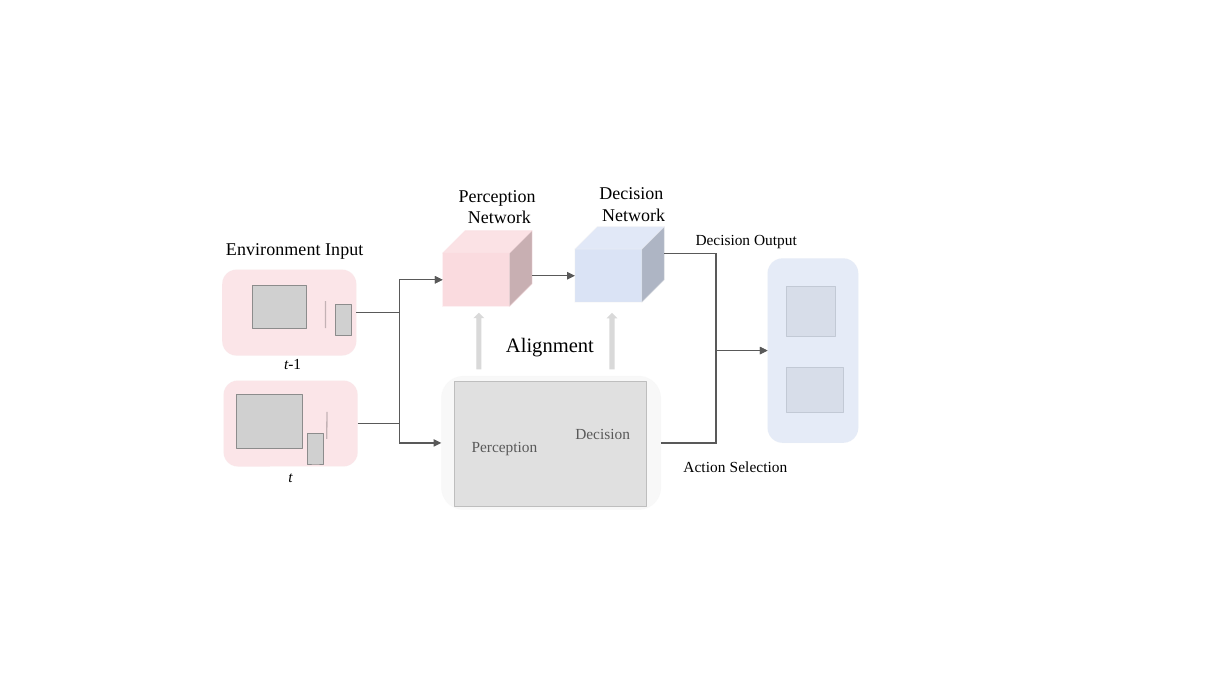
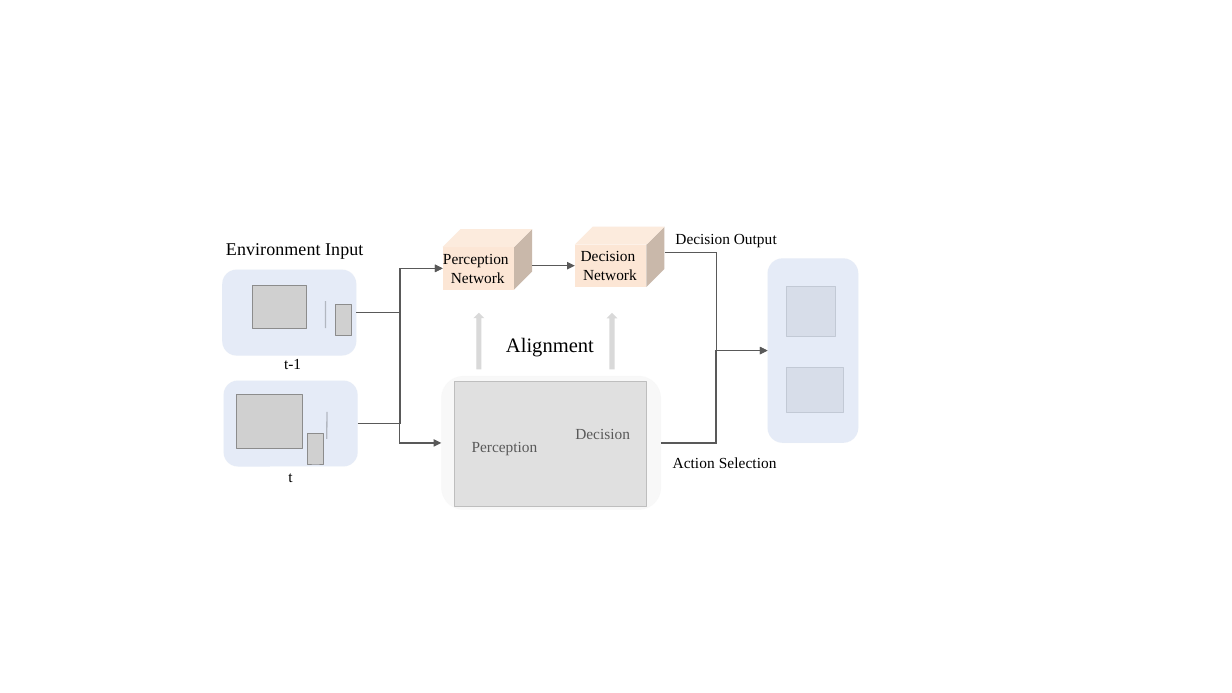
Before and after one commit to OpenHUTB/CILv2_multiview, a slide deck: slide 1 of latex/fig/brain_inspired.pptx. Drawn at 1232x693 pixels with LibreOffice and Linux fonts; fonts in the diff are those of the drawing; grey boxes stand for pictures; background and template pictures are left out. Boxes give left, top, right and bottom in pixels: in the first picture for what was removed or moved away, otherwise in the second. Text is boxed around its words. In the diff, an @@ line names an element or a change of style, - is before the commit and + after.

```diff
--- a/latex/fig/brain_inspired.pptx
+++ b/latex/fig/brain_inspired.pptx
@@ cube: place and size @@
-cube at bbox=[443, 231, 532, 307]
+cube at bbox=[443, 229, 532, 289]
@@ cube at bbox=[443, 229, 532, 289]: fill #FADBDF to #FCE6D5; outline #FADBDF 0.75 pt to none @@
@@ cube: place and size @@
-cube at bbox=[575, 226, 665, 302]
+cube at bbox=[575, 226, 665, 287]
@@ cube at bbox=[575, 226, 665, 287]: fill #DAE3F5 to #FCE6D5; outline #F2F2F2 0.75 pt to none @@
@@ text "Decision Output": place and size @@
-text "Decision Output" at bbox=[696, 234, 797, 249]
+text "Decision Output" at bbox=[675, 233, 777, 248]
@@ text "Perception": place and size @@
-text "Perception" at bbox=[459, 190, 536, 223]
+text "Perception" at bbox=[443, 254, 509, 283]
@@ text "Perception" at bbox=[443, 254, 509, 283]: size 14 to 12 pt @@
@@ elbow arrow moved from (357, 312) - (443, 280) to (357, 312) - (443, 268) @@
@@ elbow arrow moved from (358, 423) - (443, 280) to (358, 423) - (443, 268) @@
@@ text "Decision" at bbox=[581, 251, 637, 280]: size 14 to 12 pt @@
@@ text "Decision": place and size @@
-text "Decision" at bbox=[599, 187, 665, 221]
+text "Decision" at bbox=[581, 251, 637, 280]
@@ arrow moved from (532, 275) - (575, 275) to (532, 266) - (575, 266) @@
@@ elbow arrow (665, 252) - (768, 350): route changed @@
@@ rounded rectangle at bbox=[223, 270, 357, 356]: fill #FADBDF at 70% opacity to #DAE3F5 at 70% opacity @@
@@ text "t-1" at bbox=[284, 359, 301, 369]: italic off in "t-1" @@
@@ rounded rectangle at bbox=[224, 381, 358, 467]: fill #FADBDF at 70% opacity to #DAE3F5 at 70% opacity @@
@@ text "Action Selection": place and size @@
-text "Action Selection" at bbox=[683, 461, 788, 472]
+text "Action Selection" at bbox=[673, 457, 777, 468]
@@ text "t" at bbox=[288, 473, 292, 482]: italic off @@
```
Also in this commit, not shown: 1 other slide changed, 3 other files.
